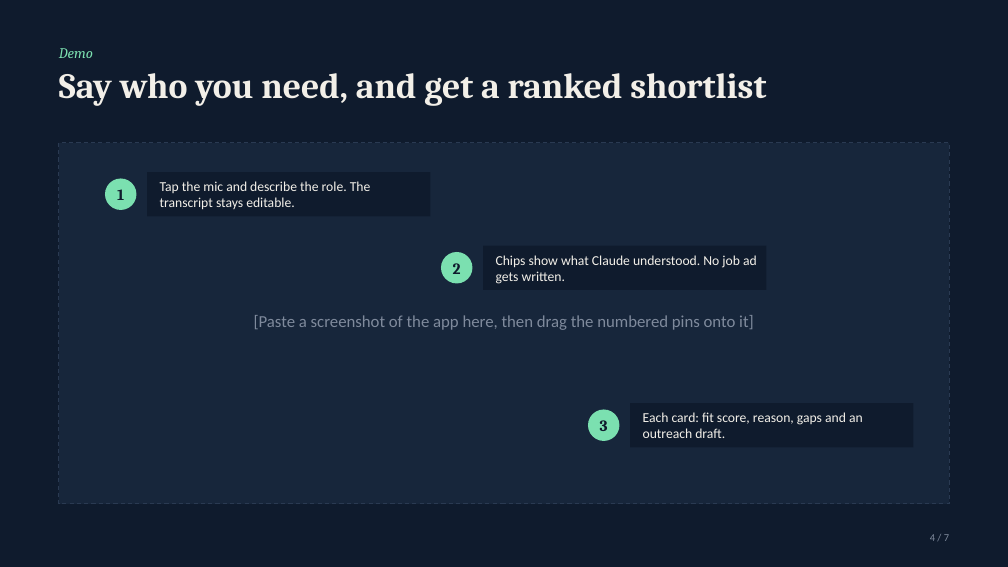
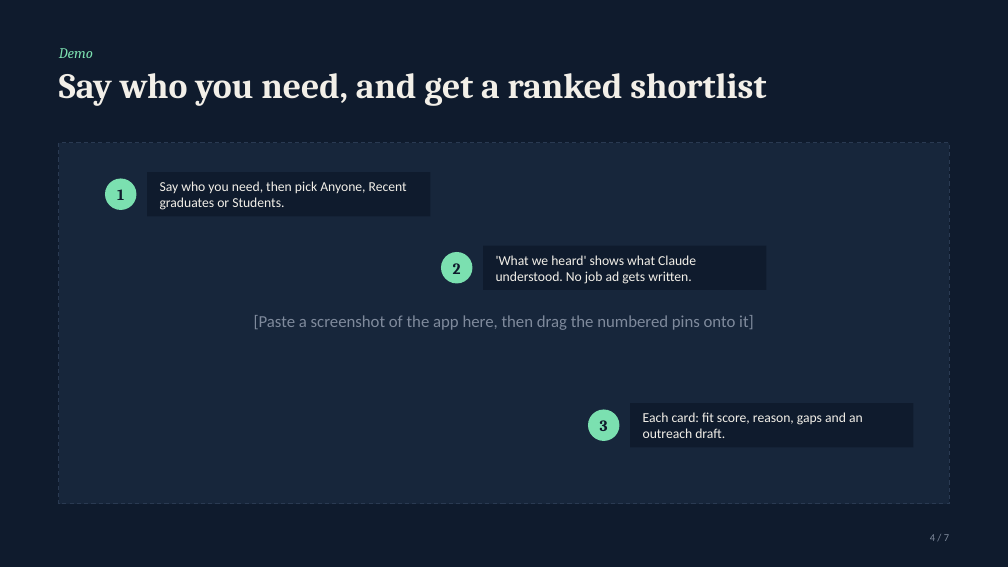
Before and after one commit to OP793/Table7, a slide deck: slide 4 of presentation/Table7-pitch-deck.pptx. Drawn at 1008x567 pixels with LibreOffice and Linux fonts; fonts in the diff are those of the drawing. Boxes give left, top, right and bottom in pixels: in the first picture for what was removed or moved away, otherwise in the second. Text is boxed around its words. In the diff, an @@ line names an element or a change of style, - is before the commit and + after.

```diff
--- a/presentation/Table7-pitch-deck.pptx
+++ b/presentation/Table7-pitch-deck.pptx
@@ text at bbox=[160, 181, 407, 210]: text changed @@
-Tap the mic and describe the role. The transcript stays editable.
+Say who you need, then pick Anyone, Recent graduates or Students.
@@ text at bbox=[496, 255, 696, 284]: text changed @@
-Chips show what Claude understood. No job ad gets written.
+'What we heard' shows what Claude understood. No job ad gets written.
```
Also in this commit, not shown: 3 other slides changed.
